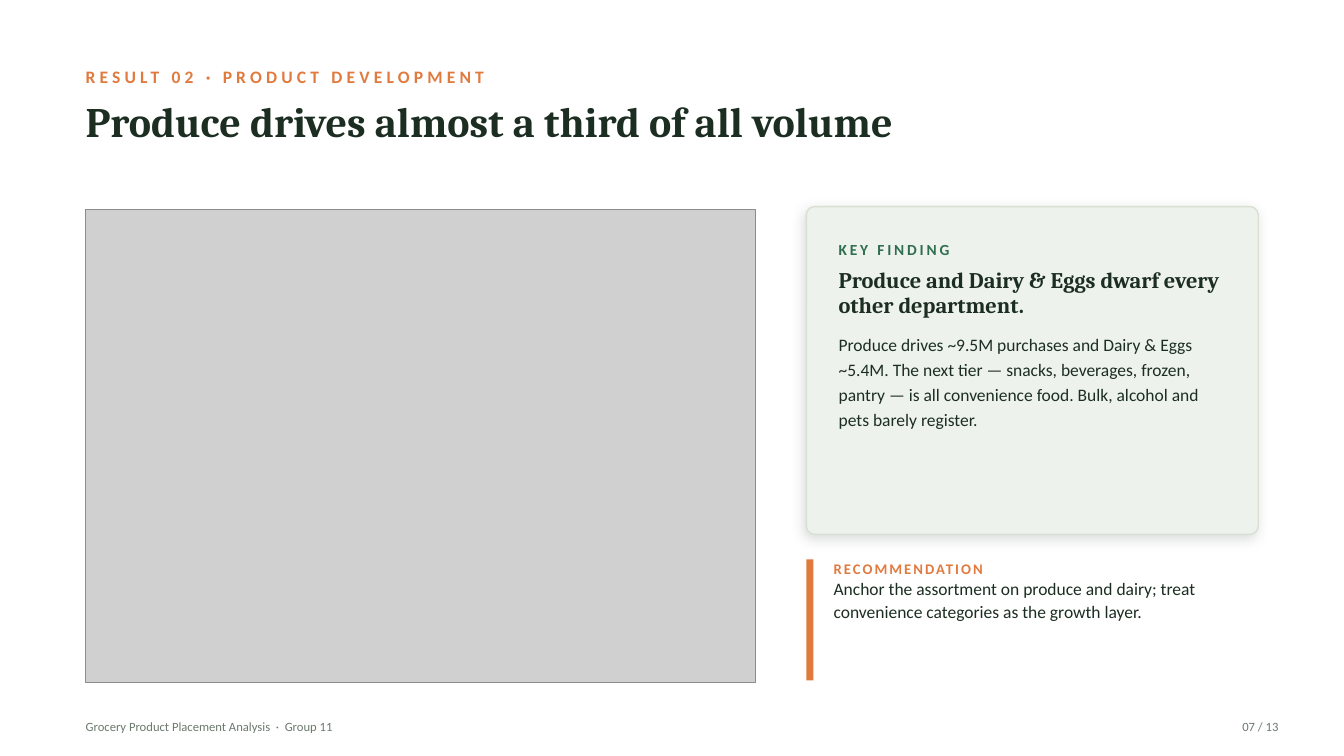
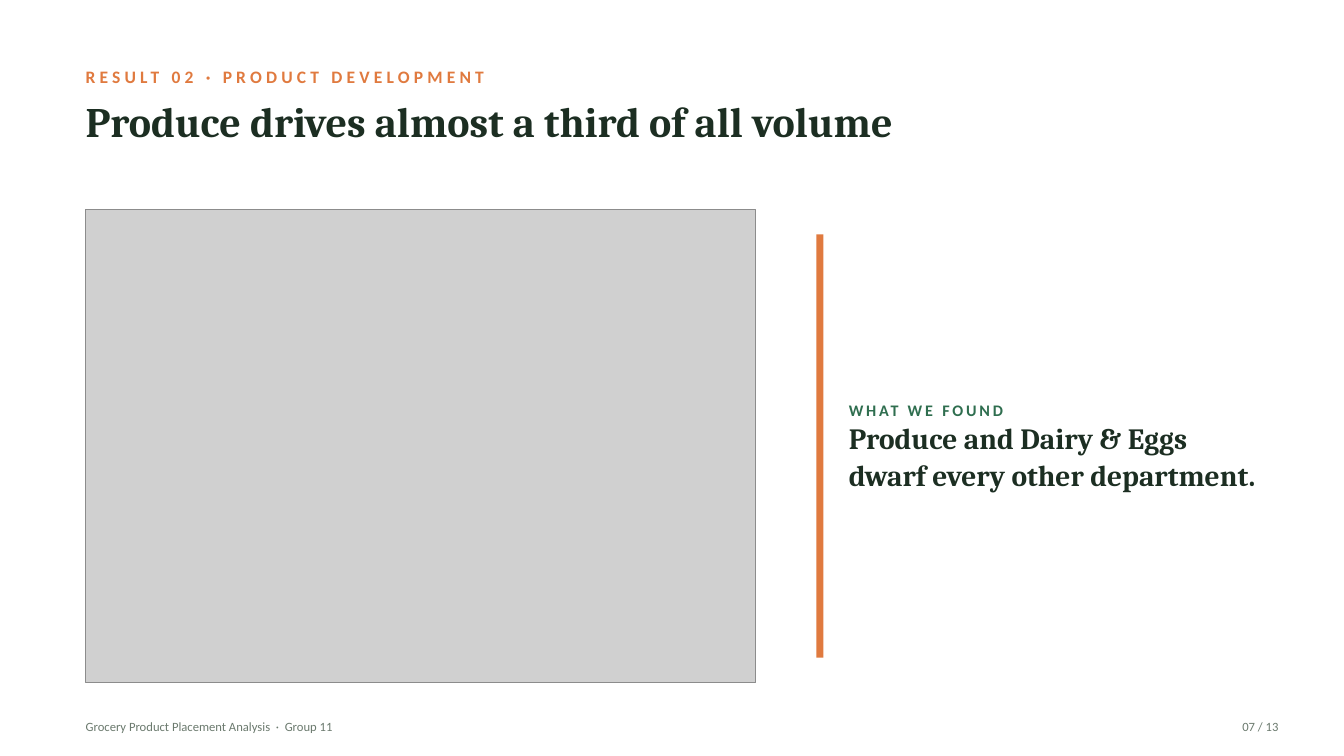
Before and after one commit to peslar01/ad24-11-grocery-product-placement-analysis, a slide deck: slide 7 of presentation/PODSV_Presentation_Group11.pptx. Drawn at 1344x756 pixels with LibreOffice and Linux fonts; fonts in the diff are those of the drawing; grey boxes stand for pictures. Boxes give left, top, right and bottom in pixels: in the first picture for what was removed or moved away, otherwise in the second. Text is boxed around its words. In the diff, an @@ line names an element or a change of style, - is before the commit and + after.

```diff
--- a/presentation/PODSV_Presentation_Group11.pptx
+++ b/presentation/PODSV_Presentation_Group11.pptx
@@ rounded rectangle removed at (x1=807, y1=207, x2=1258, y2=534) @@
@@ rectangle added at (x1=817, y1=235, x2=824, y2=658), fill #E07A3F @@
@@ text removed at (x1=839, y1=245, x2=949, y2=255) @@
-KEY FINDING
@@ text removed at (x1=839, y1=272, x2=1219, y2=429) @@
-Produce and Dairy & Eggs dwarf every other department.
-Produce drives ~9.5M purchases and Dairy & Eggs ~5.4M. The next tier — snacks, beverages, frozen, pantry — is all convenience food. Bulk, alcohol and pets barely register.
@@ text added at (x1=849, y1=428, x2=1255, y2=492), 21 pt, text #1C2E22, bold @@
+WHAT WE FOUND
+Produce and Dairy & Eggs dwarf every other department.
@@ rectangle removed at (x1=807, y1=560, x2=814, y2=681) @@
@@ text removed at (x1=834, y1=583, x2=1195, y2=621) @@
-RECOMMENDATION
-Anchor the assortment on produce and dairy; treat convenience categories as the growth layer.
```
Also in this commit, not shown: 11 other slides changed, 1 slide added, 1 slide removed, 8 other files.
